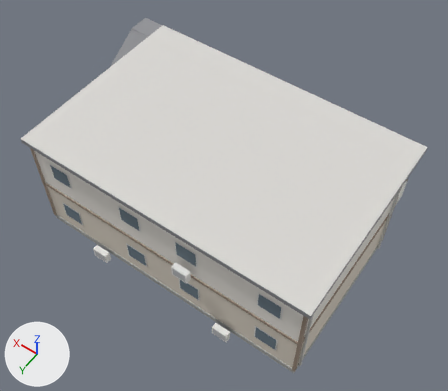
An edit to the glTF model models/apartment_A.glb, drawn before and after from the same camera.
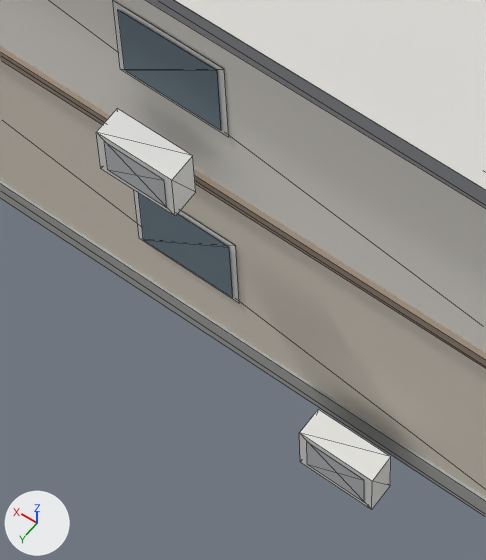
Each version appears first whole from a 50 mm lens placed at (-10.63, 14.16, 25.48), pointed at (-0.16, -0.49, 2.46), and next in a close-up on the part from 34% to 56% of the width and 61% to 90% of the height. The axes (+X, +Y, +Z) are drawn at lower left. The lights are the same throughout. The last two pictures show the newer version. The close-ups show mesh edges as thin lines. Where no turn or scale is listed for an object, it has been applied to the vertices. Vertices at exactly the same position are counted once.

Objects in the first close-up: 'Static'.
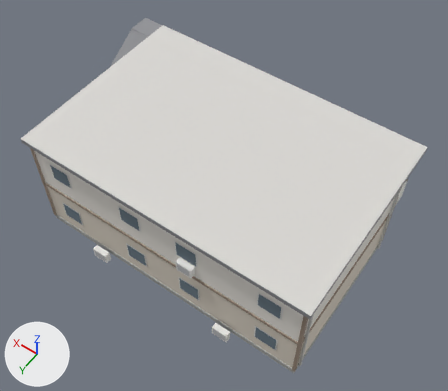
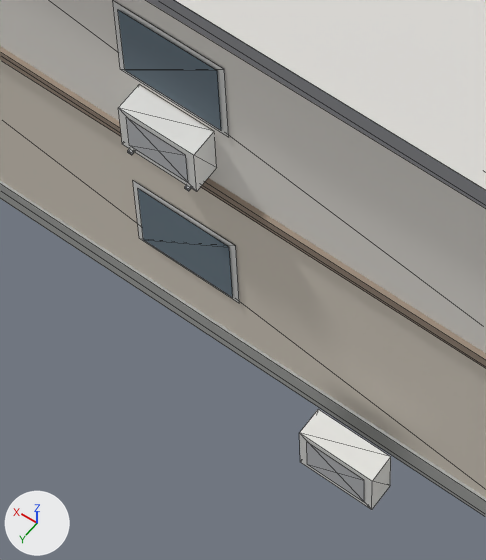
The change in detail:
me_static is used by ob_static; location (0.0, 0.0, 0.0).
me_static had 552 vertices, 690 faces and spanned x -7.2..8.4, y -5.6..4.6, z -0.2..5.8.
me_static now has 568 vertices, 714 faces and spans x -7.2..8.4, y -5.6..4.6, z -0.2..5.8.
me_static part 1: the loose piece of 4 vertices spanning x -1.8..-1.2, y 4.6, z 3.2..3.6 is moved by (0.0, -0.3, 0.0).
Part 2, on me_static:
12 faces are deleted.
4 vertices move from x -1.9..-1.1, y 4.6, z 3.1..3.7 to x -1.9..-1.1, y 4.0, z 3.1..3.7.
12 new faces join them.
Other edits to the shape of me_static do not show in these pictures.

Boxes (x1, y1, x2, y2) around the edits, measured in the close-ups (486 x 560 px; the box of a moved part takes in the faces that stretch with it):
part 1 of me_static, moved or reshaped
    before: (104, 142, 167, 208)
    after: (126, 118, 188, 182)
part 2 of me_static, moved or reshaped
    before: (96, 108, 196, 216)
    after: (118, 85, 216, 191)
